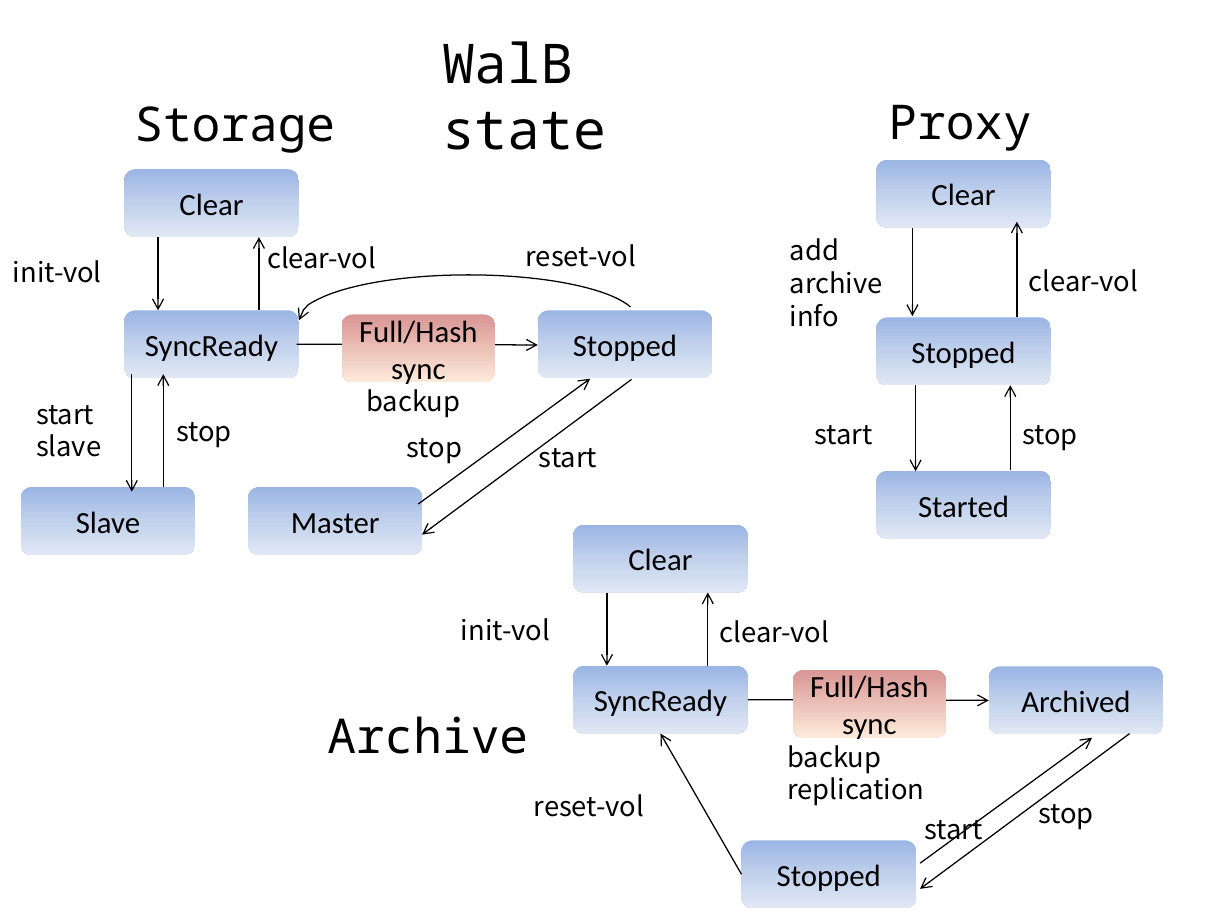
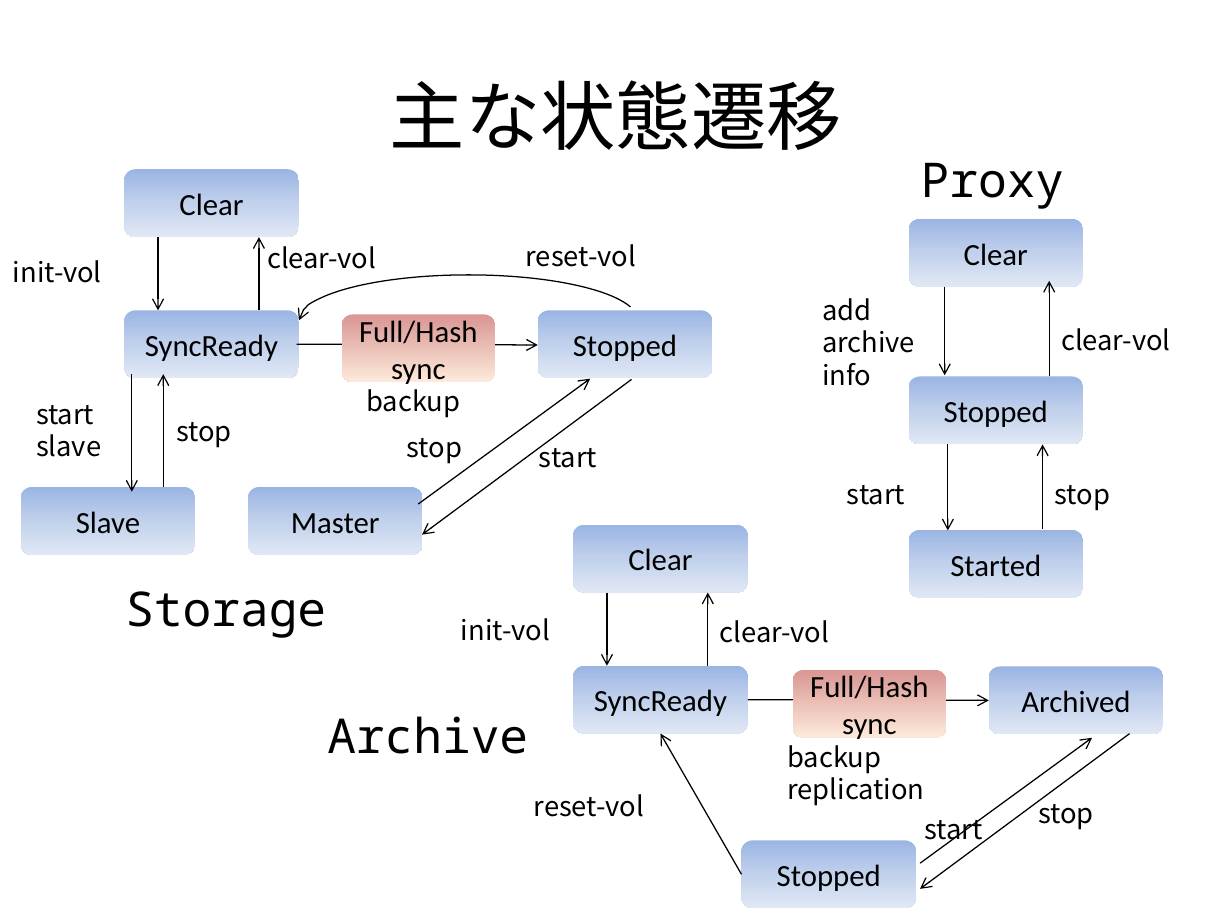
Before and after one commit to walb-linux/walb-tools, a slide deck: slide 27 of doc/walb-is-hard.pptx (slide 23 before the commit). Drawn at 1232x924 pixels with LibreOffice and Linux fonts; fonts in the diff are those of the drawing. Boxes give left, top, right and bottom in pixels: in the first picture for what was removed or moved away, otherwise in the second. Text is boxed around its words. In the diff, an @@ line names an element or a change of style, - is before the commit and + after.

```diff
--- a/doc/walb-is-hard.pptx
+++ b/doc/walb-is-hard.pptx
@@ text removed at [442, 41, 606, 150] @@
-WalB state
@@ title added at [390, 80, 842, 150], 44 pt, text #000000 @@
+主な状態遷移
@@ text "Proxy": place and size @@
-text "Proxy" at [888, 104, 1032, 151]
+text "Proxy" at [921, 162, 1065, 209]
@@ 3 rounded rectangles, 2 texts, 1 arrow: place and size @@
-3 rounded rectangles, 2 texts, 1 arrow at [815, 160, 1138, 538]
+3 rounded rectangles, 2 texts, 1 arrow at [847, 219, 1170, 598]
@@ 3 arrows, 2 texts: place and size @@
-3 arrows, 2 texts at [790, 228, 1078, 472]
+3 arrows, 2 texts at [822, 287, 1111, 531]
@@ text "Storage": place and size @@
-text "Storage" at [134, 106, 335, 153]
+text "Storage" at [125, 591, 326, 638]
```
Also in this commit, not shown: 13 other slides changed, 5 slides added, 1 slide removed.
